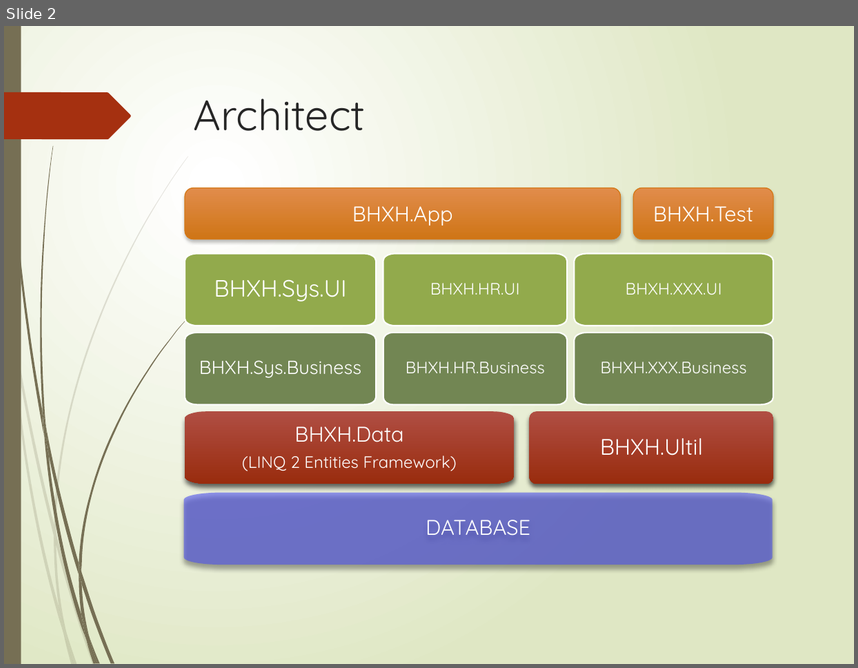
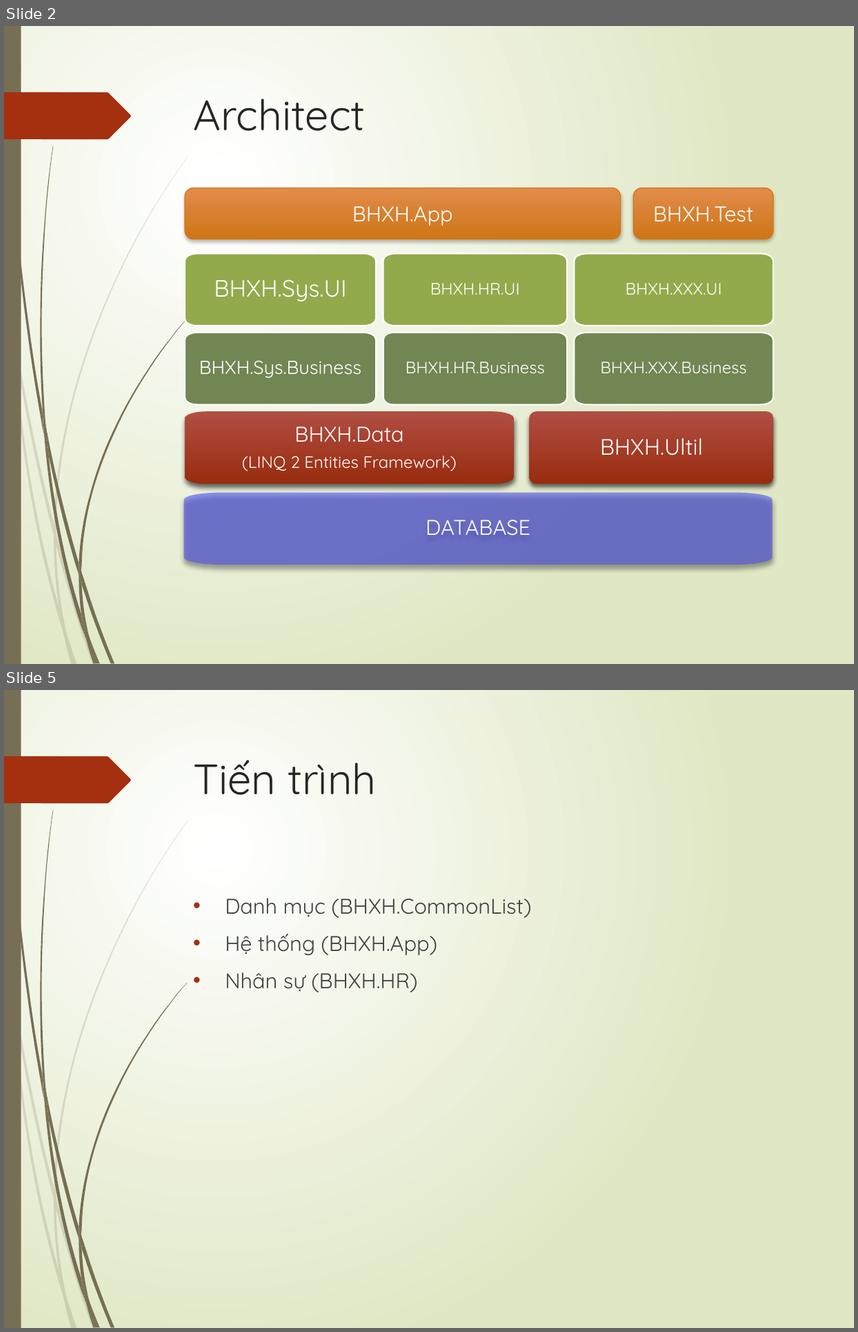
Before and after one commit to nhinnt/BHXH-All-In-One, a slide deck: documents/Architect.pptx. Shown one above the other, each under a label of ours: slide 2 before the commit, slides 2 and 5 after it; the slides between them are not shown. The pictures are 858x668 and 858x1332 pixels, drawn with LibreOffice and Linux fonts; fonts in the diff are those of the drawing. Boxes give left, top, right and bottom in pixels: in the first picture for what was removed or moved away, otherwise in the second. Text is boxed around its words. In the diff, an @@ line names an element or a change of style, - is before the commit and + after.

```diff
--- a/documents/Architect.pptx
+++ b/documents/Architect.pptx
@@ slide 5 added at bbox=[4, 690, 854, 1328], background gradient #FFFFFF to #DFE8C4; not listed: 24 template elements that a slide beside it also shows @@
@@ title added at bbox=[193, 760, 376, 795], 36 pt, text #262626 @@
+Tiến trình
@@ text added at bbox=[225, 898, 531, 992], 18 pt, text #404040 @@
+• Danh mục (BHXH.CommonList)
+• Hệ thống (BHXH.App)
+• Nhân sự (BHXH.HR)
```
Also in this commit, not shown: 3 slides changed, 4 other slides added, 1 slide removed, 19 other files.
